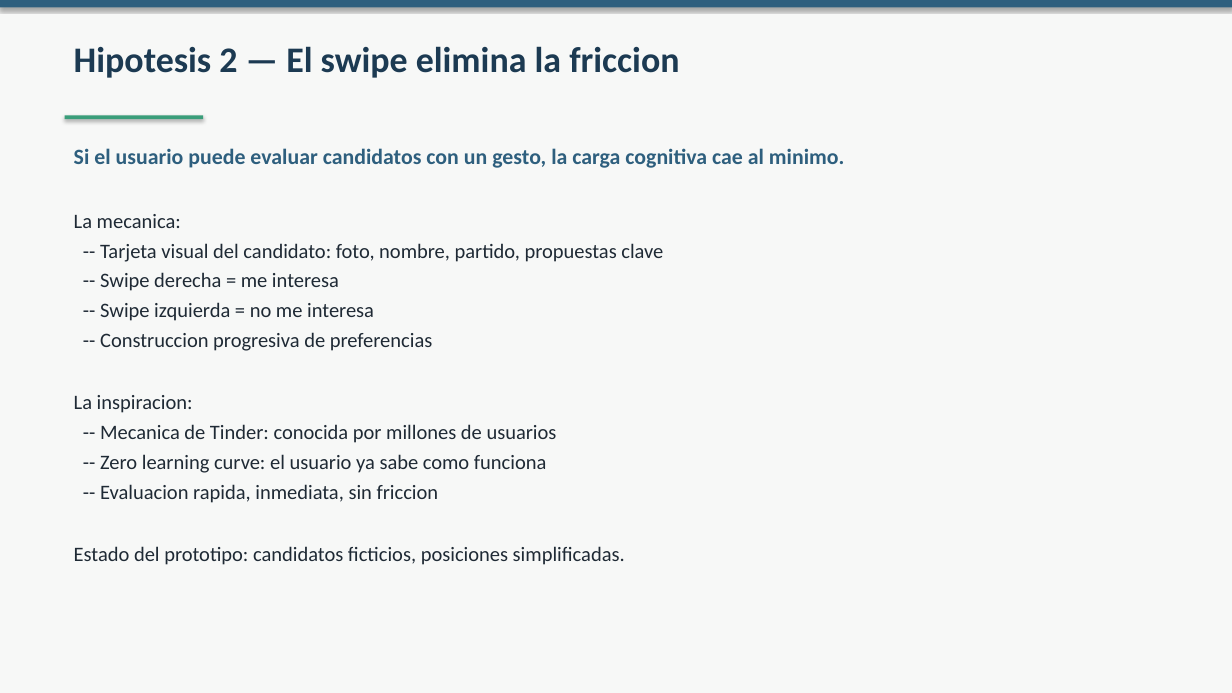
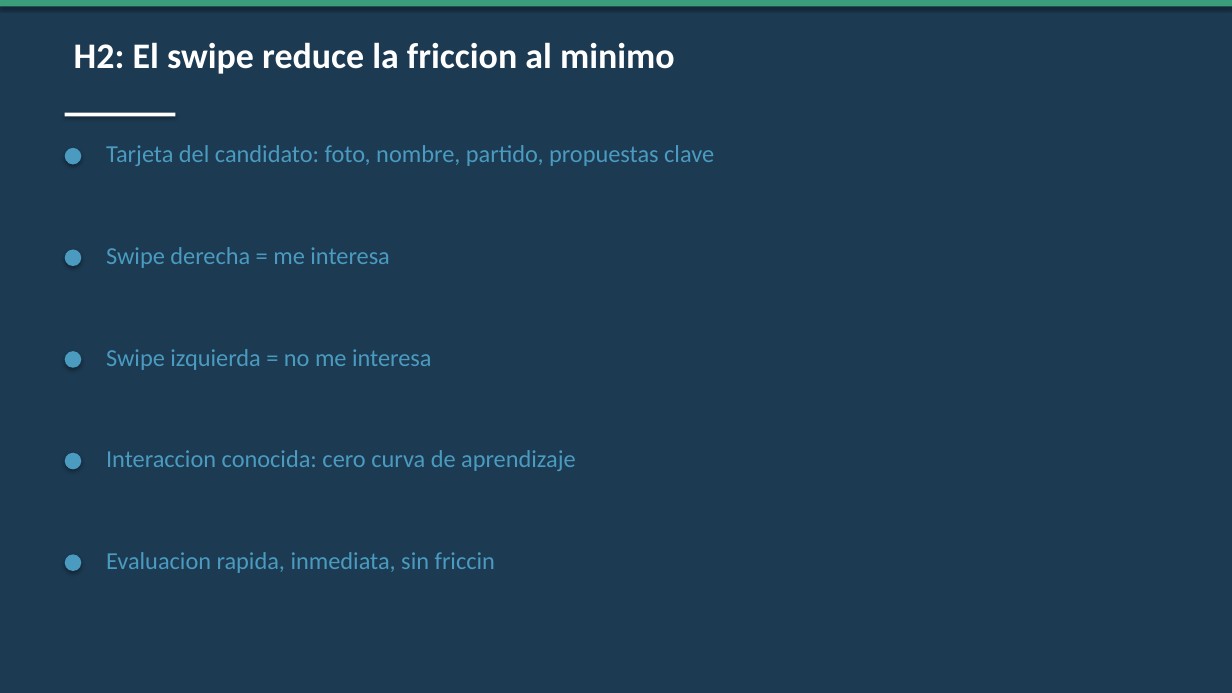
Before and after one commit to whatebria/tinder-decisivo, a slide deck: slide 10 of presentaciones/02_Evolucion_de_la_Idea.pptx. Drawn at 1232x693 pixels with LibreOffice and Linux fonts; fonts in the diff are those of the drawing. Boxes give left, top, right and bottom in pixels: in the first picture for what was removed or moved away, otherwise in the second. Text is boxed around its words. In the diff, an @@ line names an element or a change of style, - is before the commit and + after.

Commit message:
fix(presentaciones): v2 visual-first -- sin parrafos en slides, helpers nuevos (timeline, three_cards, flow_steps, tight_bullets, before_after), nombre correcto P4, contenido faltante agregado

```diff
--- a/presentaciones/02_Evolucion_de_la_Idea.pptx
+++ b/presentaciones/02_Evolucion_de_la_Idea.pptx
@@ background #F7F8F7 to #1C3A52 @@
@@ rectangle at (x1=0, y1=0, x2=1232, y2=6): fill #2E5F7E to #3A9E7A @@
@@ text at (x1=74, y1=42, x2=675, y2=74): text changed; text colour #1C3A52 to #FFFFFF @@
-Hipotesis 2 — El swipe elimina la friccion
+H2: El swipe reduce la friccion al minimo
@@ rectangle resized from (x1=65, y1=116, x2=203, y2=119) to (x1=65, y1=113, x2=176, y2=116) @@
@@ rectangle at (x1=65, y1=113, x2=176, y2=116): fill #3A9E7A to #FFFFFF @@
@@ ellipse added at (x1=65, y1=148, x2=81, y2=165), fill #4A9BBF @@
@@ text removed at (x1=74, y1=148, x2=845, y2=168) @@
-Si el usuario puede evaluar candidatos con un gesto, la carga cognitiva cae al minimo.
@@ text at (x1=106, y1=145, x2=714, y2=166): text changed; size 16 to 19 pt; text colour #1F2A35 to #4A9BBF @@
-La mecanica:
--- Tarjeta visual del candidato: foto, nombre, partido, propuestas clave
--- Swipe derecha = me interesa
--- Swipe izquierda = no me interesa
--- Construccion progresiva de preferencias
-La inspiracion:
--- Mecanica de Tinder: conocida por millones de usuarios
--- Zero learning curve: el usuario ya sabe como funciona
--- Evaluacion rapida, inmediata, sin friccion
-Estado del prototipo: candidatos ficticios, posiciones simplificadas.
+Tarjeta del candidato: foto, nombre, partido, propuestas clave
@@ ellipse added at (x1=65, y1=250, x2=81, y2=266), fill #4A9BBF @@
@@ text added at (x1=106, y1=247, x2=390, y2=268), 19 pt, text #4A9BBF @@
+Swipe derecha = me interesa
@@ ellipse added at (x1=65, y1=351, x2=81, y2=368), fill #4A9BBF @@
@@ text added at (x1=106, y1=349, x2=432, y2=370), 19 pt, text #4A9BBF @@
+Swipe izquierda = no me interesa
@@ ellipse added at (x1=65, y1=453, x2=81, y2=470), fill #4A9BBF @@
@@ text added at (x1=106, y1=450, x2=576, y2=471), 19 pt, text #4A9BBF @@
+Interaccion conocida: cero curva de aprendizaje
@@ ellipse added at (x1=65, y1=555, x2=81, y2=571), fill #4A9BBF @@
@@ text added at (x1=106, y1=552, x2=495, y2=573), 19 pt, text #4A9BBF @@
+Evaluacion rapida, inmediata, sin friccin
```
Also in this commit, not shown: 12 other slides changed, 5 slides added, 5 slides removed, 10 other files.
